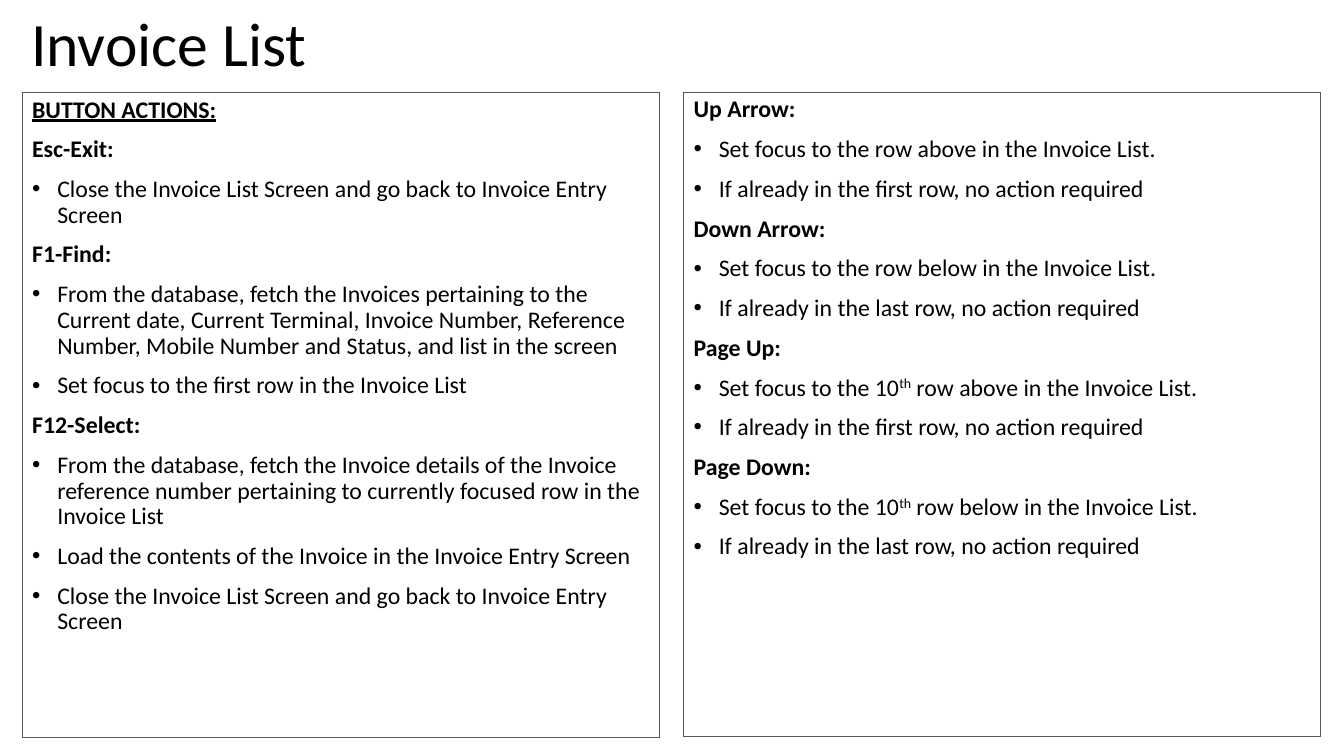
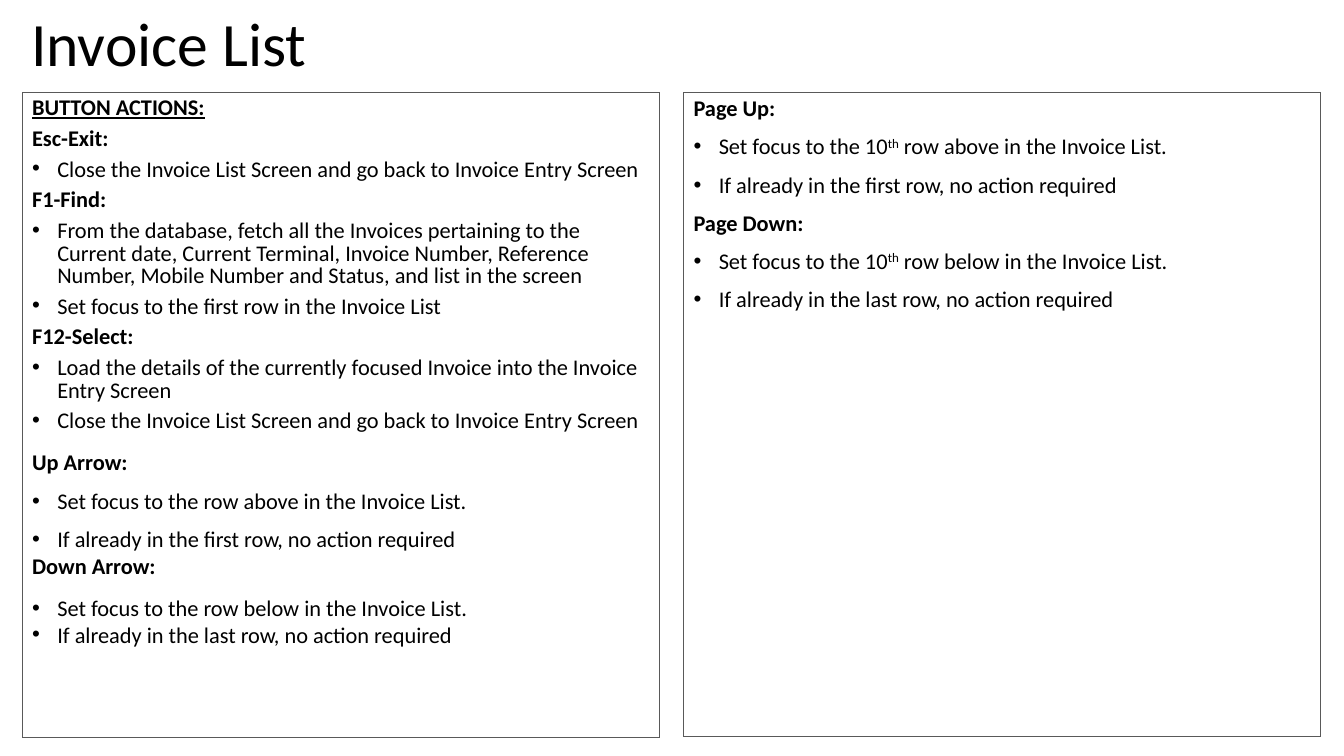
Before and after one commit to valignit/Documents, a slide deck: slide 24 of brief-specs.pptx. Drawn at 1344x756 pixels with LibreOffice and Linux fonts; fonts in the diff are those of the drawing. Boxes give left, top, right and bottom in pixels: in the first picture for what was removed or moved away, otherwise in the second. Text is boxed around its words. In the diff, an @@ line names an element or a change of style, - is before the commit and + after.

```diff
--- a/brief-specs.pptx
+++ b/brief-specs.pptx
@@ text in rectangle at (x1=32, y1=100, x2=638, y2=432): size 17 to 16 pt in "BUTTON ACTIONS:", "Esc-Exit:", "Close the Invoice List Screen and go ...", "F1-Find:" and 3 more places; line spacing 0.9 to 16pt; less space between paragraphs @@
@@ rectangle "Page Up:" at (x1=684, y1=93, x2=1321, y2=737): size 17 to 16 pt @@
@@ text in rectangle at (x1=694, y1=101, x2=1156, y2=320): paragraphs removed @@
-Up Arrow:
-• Set focus to the row above in the Invoice List.
-• If already in the first row, no action required
-Down Arrow:
-• Set focus to the row below in the Invoice List.
-• If already in the last row, no action required
@@ text in rectangle at (x1=57, y1=222, x2=589, y2=286): text changed; size 17 to 16 pt @@
-• From the database, fetch the Invoices pertaining to the Current date, Current Terminal, Invoice Number, Reference Number, Mobile Number and Status, and list in the screen
+• From the database, fetch all the Invoices pertaining to the Current date, Current Terminal, Invoice Number, Reference Number, Mobile Number and Status, and list in the screen
@@ text in rectangle at (x1=57, y1=359, x2=637, y2=402): text changed; size 17 to 16 pt @@
-• From the database, fetch the Invoice details of the Invoice reference number pertaining to currently focused row in the Invoice List
-• Load the contents of the Invoice in the Invoice Entry Screen
+• Load the details of the currently focused Invoice into the Invoice Entry Screen
@@ text in rectangle at (x1=32, y1=455, x2=467, y2=647): paragraphs added @@
+Up Arrow:
+• Set focus to the row above in the Invoice List.
+• If already in the first row, no action required
+Down Arrow:
+• Set focus to the row below in the Invoice List.
+• If already in the last row, no action required
```
Also in this commit, not shown: 34 other slides changed.
